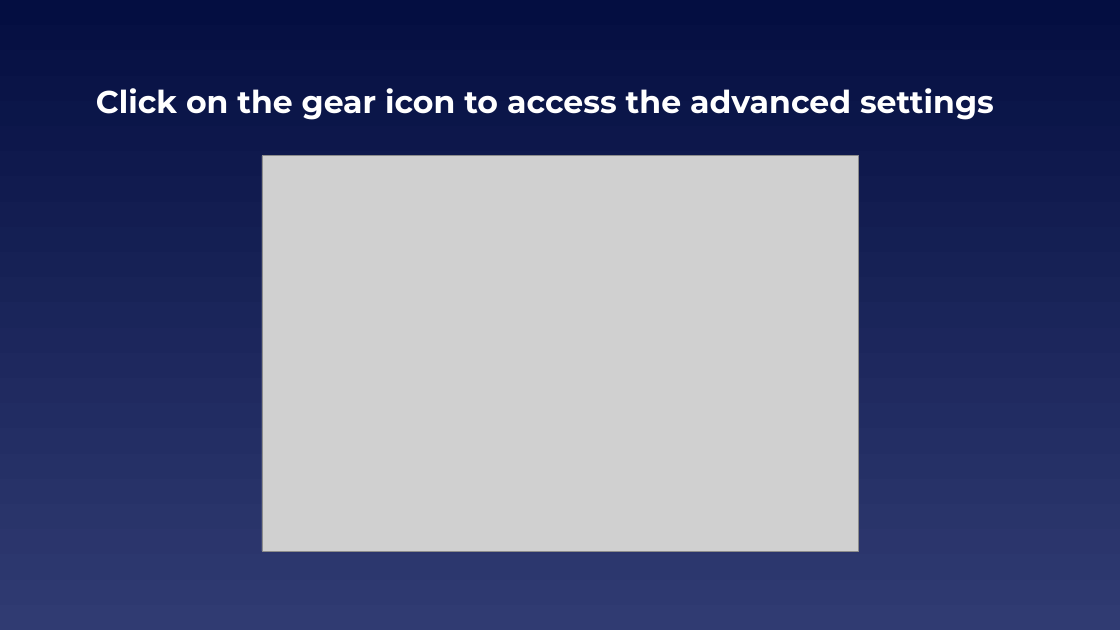
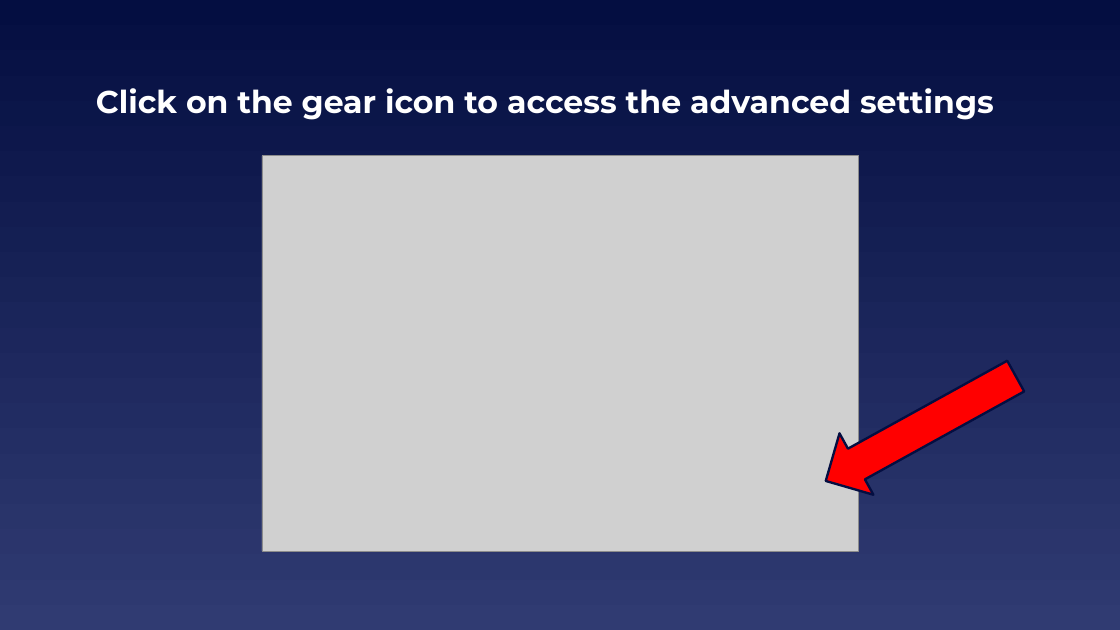
Before and after one commit to EELabMan/Raspberry-Pi-Intro, a slide deck: slide 13 of Raspberry Pi Intro Version 2 headless.pptx. Drawn at 1120x630 pixels with LibreOffice and Linux fonts; fonts in the diff are those of the drawing; grey boxes stand for pictures. Boxes give left, top, right and bottom in pixels: in the first picture for what was removed or moved away, otherwise in the second. Text is boxed around its words. In the diff, an @@ line names an element or a change of style, - is before the commit and + after.

```diff
--- a/Raspberry Pi Intro Version 2 headless.pptx
+++ b/Raspberry Pi Intro Version 2 headless.pptx
@@ left arrow added at <box>809,345,1033,512</box>, fill #FF0000, outline #040E41 2 pt @@
```
Also in this commit, not shown: 4 other slides changed, 2 slides added.
